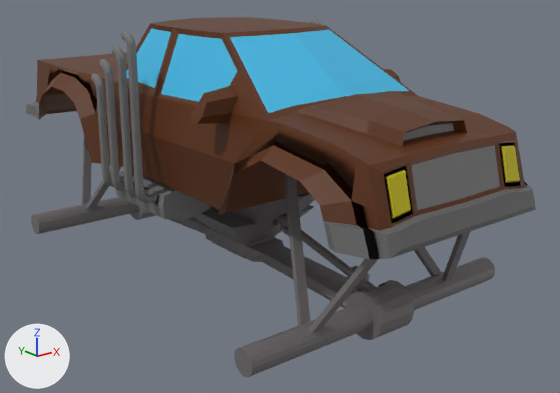
Before and after pictures for a commit that changed the FBX model Assets/Models/monsterBody.fbx.
Both versions are drawn from a 50 mm camera at (-2.97, -4.13, 1.33) aimed at (0.18, -0.2, -0.24). The axes (+X, +Y, +Z) are drawn at lower left. The lights are the same throughout. Where no turn or scale is listed for an object, it has been applied to the vertices.

In view in the first picture: 'BODY'.
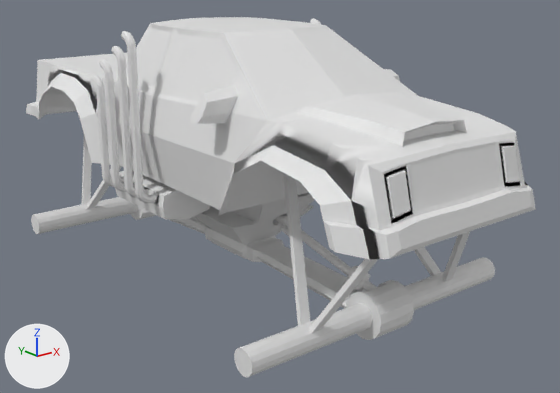
Boxes [x1, y1, x2, y2] around the edits, measured in the pictures (560 x 393 px):
part 1 of me_cube, recoloured (brown to white)
    both: [36, 17, 525, 231]
part 2 of me_cube, recoloured (cyan to white)
    both: [127, 28, 409, 113]
part 3 of me_cube, recoloured (yellow to grey)
    both: [385, 145, 520, 220]
part 4 of me_cube, recoloured
    both: [404, 124, 500, 210]
part 5 of me_cube, recoloured
    both: [26, 102, 536, 260]
part 6 of me_cube, recoloured
    both: [91, 18, 321, 220]
part 7 of me_cube, recoloured
    both: [31, 136, 495, 377]

The edits, one by one:
me_cube has 2554 vertices, 2447 faces and spans x -0.96..0.97, y -1.96..2.0, z -0.83..0.83.
me_cube is used by ob_body; location (0.003, 0.039, 0.076).
me_cube no longer uses material mat_material_009 (red #e70c00).
me_cube part 1: all 310 faces that had it switch from mat_material_004 (brown #582a01) to mat_material_008 (white #e7e7e7).
me_cube part 2: all 8 faces that had it switch from mat_material_005 (cyan #40bae7) to mat_material_008 (white #e7e7e7).
me_cube part 3: all 20 faces that had it switch from mat_material_010 (yellow #c5b900) to mat_material_008 (white #e7e7e7).
me_cube part 4: all 6 faces that had it switch from mat_material_011 (grey #777777) to mat_material_008 (white #e7e7e7).
me_cube part 5: all 60 faces that had it switch from mat_material_012 (dark grey #666666) to mat_material_008 (white #e7e7e7).
me_cube part 6: all 1149 faces that had it switch from mat_material_003 (grey #727272) to mat_material_008 (white #e7e7e7).
me_cube part 7: all 880 faces that had it switch from mat_material_002 (dark grey #6e6a6b) to mat_material_008 (white #e7e7e7).
